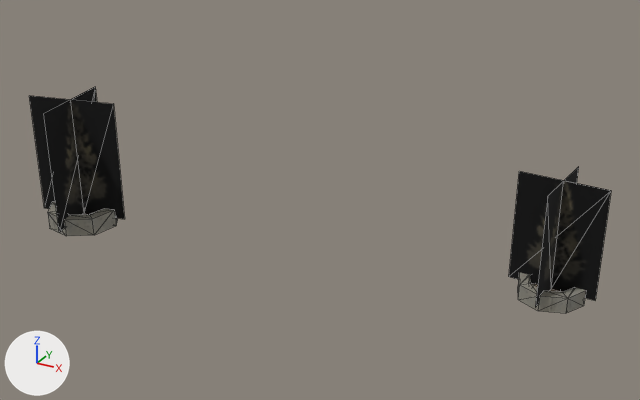
Renders of the OBJ model examples/vehicle-playground/res/models/urban/procgen-procpain-tree-park-pine-large-x0zm3.obj from each side of a commit.
Camera for both pictures: a 50 mm camera at (37.1, -81.9, 32.7) aimed at (6.7, -26.5, 5.0). Arrows for +X, +Y and +Z are at lower left; the lights stay in place. The picture after the commit comes second. Mesh edges are drawn as thin lines. Where no turn or scale is listed for an object, it has been applied to the vertices. Vertices at exactly the same position are counted once.

Script lines for the objects in view, before the commit:
```python
me_procgen_procpain_tree_park_pine_large_x0zm3 = bpy.data.meshes.new('procgen-procpain-tree-park-pine-large-x0zm3')
me_procgen_procpain_tree_park_pine_large_x0zm3.from_pydata(...)  # 84 vertices, 136 faces; spans x -18.3..27.7, y -34.2..-20.4, z 0.0..11.0
# faces by material slot: [16, 108, 12]
me_procgen_procpain_tree_park_pine_large_x0zm3.materials.append(mat_treeb)  # picture img_treeb_png
me_procgen_procpain_tree_park_pine_large_x0zm3.materials.append(mat_concretesmooth)  # picture img_tiles_png
me_procgen_procpain_tree_park_pine_large_x0zm3.materials.append(mat_dirt)  # picture img_dirt_png
ob_procgen_procpain_tree_park_pine_large_x0zm3 = bpy.data.objects.new('procgen-procpain-tree-park-pine-large-x0zm3', me_procgen_procpain_tree_park_pine_large_x0zm3)
ob_procgen_procpain_tree_park_pine_large_x0zm3.location = (0.0, 0.0, 0.0)
```
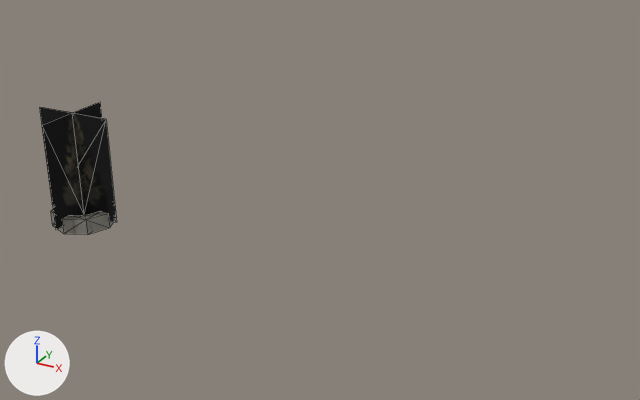
Scene script edits in JSON lines:
```json
{"block": "me_procgen_procpain_tree_park_pine_large_x0zm3", "where": "# used by ob_procgen_procpain_tree_park_pine_large_x0zm3; location = (0.0, 0.0, 0.0)"}
{"op": "remove", "block": "me_procgen_procpain_tree_park_pine_large_x0zm3", "code": "me_procgen_procpain_tree_park_pine_large_x0zm3.from_pydata(...)  # 84 vertices, 136 faces; spans x -18.3..27.7, y -34.2..-20.4, z 0.0..11.0"}
{"op": "add", "block": "me_procgen_procpain_tree_park_pine_large_x0zm3", "code": "me_procgen_procpain_tree_park_pine_large_x0zm3.from_pydata(...)  # 42 vertices, 68 faces; spans x -18.0..-11.0, y -33.9..-26.9, z 0.0..9.9"}
{"block": "me_procgen_procpain_tree_park_pine_large_x0zm3", "change": "me_procgen_procpain_tree_park_pine_large_x0zm3 part 1: the loose piece of 10 vertices spanning x 21.2..27.7, y -27.0..-20.4, z 0.6..9.2 is turned 6.1 degrees about the z axis through its middle and scaled by 1.08, then moved by (-39.0, -6.7, 0.4)"}
{"block": "me_procgen_procpain_tree_park_pine_large_x0zm3", "change": "me_procgen_procpain_tree_park_pine_large_x0zm3 part 2: the loose piece of 32 vertices spanning x 22.0..27.0, y -26.2..-21.2, z 0.0..1.3 is turned 6.1 degrees about the z axis through its middle and scaled by 1.08, then moved by (-39.0, -6.7, 0.0)"}
{"block": "me_procgen_procpain_tree_park_pine_large_x0zm3", "change": "me_procgen_procpain_tree_park_pine_large_x0zm3 part 3: the loose piece of 32 vertices spanning x -17.5..-11.5, y -33.3..-27.4, z 0.0..1.5 is deleted"}
{"block": "me_procgen_procpain_tree_park_pine_large_x0zm3", "change": "me_procgen_procpain_tree_park_pine_large_x0zm3 part 4: the loose piece of 10 vertices spanning x -18.3..-10.7, y -34.2..-26.5, z 0.8..11.0 is deleted"}
```

Boxes (x1, y1, x2, y2) around the edits, measured in the pictures (640 x 400 px; the box of a moved part takes in the faces that stretch with it):
```json
{"object": "procgen-procpain-tree-park-pine-large-x0zm3", "change": "reshaped", "before": [29, 87, 611, 313], "after": [40, 102, 117, 235], "on screen": "87% narrower, 41% shorter"}
{"part": 1, "of": "me_procgen_procpain_tree_park_pine_large_x0zm3", "change": "moved or reshaped", "before": [509, 167, 611, 307], "after": [40, 102, 117, 230]}
{"part": 2, "of": "me_procgen_procpain_tree_park_pine_large_x0zm3", "change": "moved or reshaped", "before": [518, 272, 586, 313], "after": [51, 206, 117, 235]}
{"part": 3, "of": "me_procgen_procpain_tree_park_pine_large_x0zm3", "change": "deleted", "before": [48, 202, 118, 236]}
{"part": 4, "of": "me_procgen_procpain_tree_park_pine_large_x0zm3", "change": "deleted", "before": [29, 87, 125, 232]}
```
